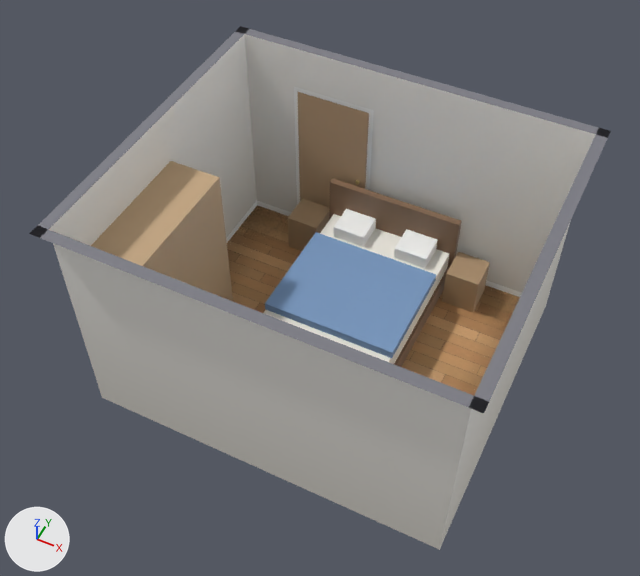
An edit to the glTF model frontend/assets/models/bedroom.glb, drawn before and after from the same camera.
Both versions are drawn from a 50 mm lens placed at (4.69, -7.48, 8.14), pointed at (1.91, -1.92, 1.2). Every picture has the same lights, and +X, +Y and +Z are marked at lower left. The older version comes first. Vertices at exactly the same position are counted once.

Objects in the first picture: 'Home'.
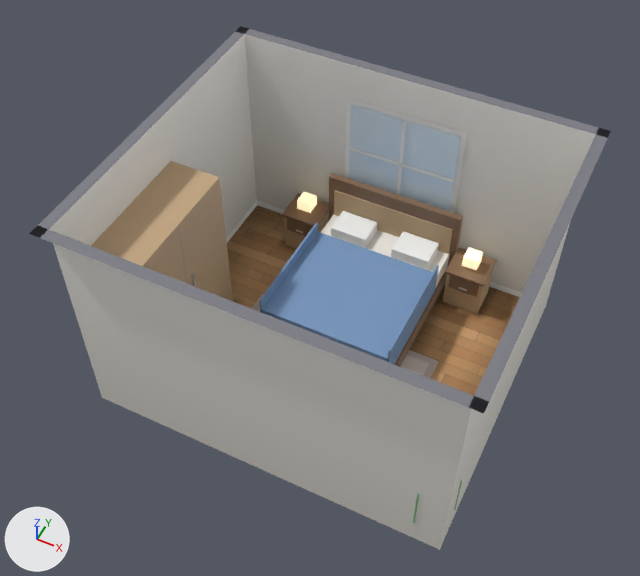
Location of each change, [x1, y1, x2, y2] in pixels of the pictures (640 x 576 px; the box of a moved part takes in the faces that stretch with it):
part 1 of me_mesh_0, added
    after: [394, 268, 447, 367]
part 2 of me_mesh_0, moved or reshaped
    before: [329, 178, 462, 268]
    after: [329, 173, 463, 265]
part 3 of me_mesh_0, added (brown)
    after: [282, 193, 329, 227]
part 4 of me_mesh_0, added
    after: [287, 218, 312, 236]
part 5 of me_mesh_0, added (brown)
    after: [445, 247, 497, 287]
part 6 of me_mesh_0, added
    after: [448, 275, 479, 297]
part 7 of me_mesh_0, added (beige)
    after: [334, 190, 453, 254]
part 8 of me_mesh_0, added (beige)
    after: [443, 270, 493, 314]
part 9 of me_mesh_0, added
    after: [331, 211, 377, 248]
part 10 of me_mesh_0, added
    after: [391, 231, 439, 270]
part 11 of me_mesh_0, added (blue)
    after: [261, 232, 432, 362]
part 12 of me_mesh_0, added
    after: [259, 223, 318, 312]
part 13 of me_mesh_0, added (blue)
    after: [387, 265, 439, 364]
part 14 of me_mesh_0, moved or reshaped
    before: [442, 252, 490, 313]
    after: [413, 480, 462, 523]
part 15 of me_mesh_0, added
    after: [297, 192, 317, 213]
part 16 of me_mesh_0, rebuilt (not visible before)
    after: [257, 308, 429, 376]
part 17 of me_mesh_0, reshaped
    before: [294, 87, 449, 367]
    after: [143, 98, 483, 378]
part 18 of me_mesh_0, recoloured
    before: [264, 214, 449, 364]
    after: [321, 214, 449, 286]

The change, as a diff of the scene's bpy script:
```diff
--- a/frontend/assets/models/bedroom.glb.py
+++ b/frontend/assets/models/bedroom.glb.py
@@ mat_cream @@
+mat_cream = principled_material('Cream')
+mat_cream.base_color = (0.93, 0.9, 0.83)  # white #f7f3eb
+mat_cream.roughness = 0.95
@@ me_mesh_0 @@
-me_mesh_0.from_pydata(...)  # 176 vertices, 186 faces; spans x -0.12..4.12, y -3.62..0.12, z 0.0..2.6
+me_mesh_0.from_pydata(...)  # 416 vertices, 536 faces; spans x -0.12..4.12, y -3.62..0.12, z 0.0..2.6
+# me_mesh_0 part 1: a new loose piece, a box spanning x 1.2..2.8, y -2.03..-0.1, z 0.08..0.28, in mat_bedframe (brown #866950)
+# me_mesh_0 part 2: the loose piece of 8 vertices spanning x 1.17..2.83, y -0.18..-0.1, z 0.0..1.0 is moved by (0.0, 0.0, 0.08)
+# me_mesh_0 part 3: a new loose piece, a box spanning x 0.68..1.16, y -0.52..-0.08, z 0.52..0.55, in mat_bedframe (brown #866950)
+# me_mesh_0 part 4: a new loose piece, a box spanning x 0.74..1.1, y -0.509..-0.501, z 0.3..0.5, in mat_bedframe (brown #866950)
+# me_mesh_0 part 5: a new loose piece, a box spanning x 2.84..3.32, y -0.52..-0.08, z 0.52..0.55, in mat_bedframe (brown #866950)
+# me_mesh_0 part 6: a new loose piece, a box spanning x 2.9..3.26, y -0.509..-0.501, z 0.3..0.5, in mat_bedframe (brown #866950)
+# me_mesh_0 part 7: a new loose piece, a box spanning x 1.24..2.76, y -0.195..-0.175, z 0.3..0.9, in mat_wardrobe (beige #c4a681)
+# me_mesh_0 part 8: a new loose piece, a box spanning x 2.86..3.3, y -0.5..-0.1, z 0.0..0.52, in mat_wardrobe (beige #c4a681)
+# me_mesh_0 part 9: a new loose piece, a box spanning x 1.37..1.83, y -0.55..-0.21, z 0.5..0.64, in mat_pillow (white #fcfcf9)
+# me_mesh_0 part 10: a new loose piece, a box spanning x 2.17..2.63, y -0.55..-0.21, z 0.5..0.64, in mat_pillow (white #fcfcf9)
+# me_mesh_0 part 11: a new loose piece, a box spanning x 1.22..2.78, y -2.03..-0.64, z 0.5..0.6, in mat_blanket (blue #7c9bc4)
+# me_mesh_0 part 12: a new loose piece, a box spanning x 1.213..1.237, y -2.025..-0.639, z 0.3..0.74, in mat_blanket (blue #7c9bc4)
+# me_mesh_0 part 13: a new loose piece, a box spanning x 2.763..2.787, y -2.025..-0.639, z 0.3..0.74, in mat_blanket (blue #7c9bc4)
+# me_mesh_0 part 14: the loose piece of 8 vertices spanning x 2.85..3.25, y -0.5..-0.1, z 0.0..0.5 is turned -45 degrees about the z axis through its middle and scaled by 1.11, then moved by (0.65, -2.9, 0.33), in mat_leaf (green #81b581)
+# me_mesh_0 part 15: a new loose piece, a box spanning x 0.83..1.01, y -0.39..-0.21, z 0.6..0.74, in mat_lampshade (pale yellow #fff6e1, glowing beige #f3daaa)
+# me_mesh_0 part 16: the loose piece of 8 vertices spanning x 1.05..2.95, y -2.83..-1.92, z 0.0..0.02 is rebuilt with 8 vertices and now spans x 0.93..3.07, y -2.89..-1.46, z 0.01..0.02, in mat_ruglight (pale pink #dfd0c8)
+# me_mesh_0 part 17: 4 vertices moved from x 1.23..2.77, y -2.0..-0.13, z 0.25 to x 1.23..2.77, y -2.0..-0.13, z 0.28; 12 vertices removed from x 0.62..2.8, y -2.03..-0.01, z 0.0..2.1; 84 vertices added at x -0.12..4.0, y -3.5..0.1, z 0.0..2.16
+# me_mesh_0 part 18: 12 faces spanning x 1.23..2.77, y -2.0..-0.13, z 0.28..0.5 switch from mat_mattress (white #f7f3ea) to mat_cream (white #f7f3eb)
+# other edits to the shape of me_mesh_0 do not show in these pictures
 me_mesh_0.materials.append(mat_floor)
@@ me_mesh_0 @@
 me_mesh_0.materials.append(mat_knob)
-me_mesh_0.materials.append(mat_rug)  # pale pink #cebcb6
 me_mesh_0.materials.append(mat_bedframe)
@@ me_mesh_0 @@
 me_mesh_0.materials.append(mat_pillow)
-me_mesh_0.materials.append(mat_nightstand)  # beige #ad906f
 me_mesh_0.materials.append(mat_wardrobe)
+me_mesh_0.materials.append(mat_fabricgreylight)  # light grey #c8cace
+me_mesh_0.materials.append(mat_metal)  # white #e5e6e7
+me_mesh_0.materials.append(mat_leaf)  # green #81b581
+me_mesh_0.materials.append(mat_pot)  # beige #dab395
+me_mesh_0.materials.append(mat_lampshade)  # pale yellow #fff6e1, glowing beige #f3daaa
+me_mesh_0.materials.append(mat_rugdark)  # light grey #c8b6b1
+me_mesh_0.materials.append(mat_ruglight)  # pale pink #dfd0c8
+me_mesh_0.materials.append(mat_seam)  # grey #a0a0a0
```
